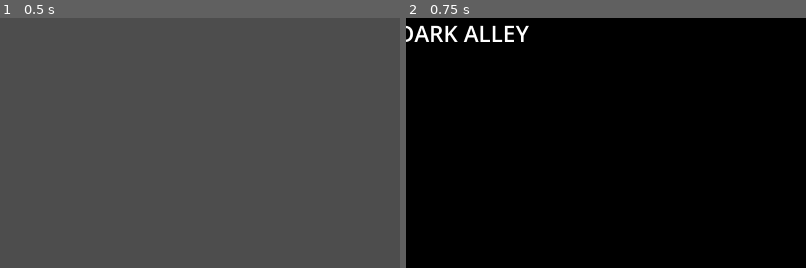
Above: before the commit, frames 1-2 (left to right).
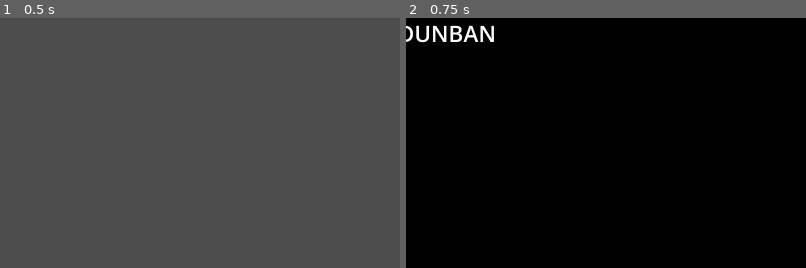
Above: after the commit, the same moments.

Repository: keithfarnham/ShaderMusic
Game: Godot game, scene res://scenes/frontend.tscn
The game is run twice, just before and just after one commit, with the same random seed, the same clock (stepped at 60 frames per second) and the same inputs.
Inputs:
- Up to frame 1 (0.5 s): no input
- Up to frame 2 (0.75 s): click "start" at 0.5 s
The pictures show only the part of the screen within x 16-66%, y 0-50%; the shares and areas given below are measured in that part.

Frame 1 is identical in both runs. In frame 2, 1.0% of the frame differs, in the area x 2-31%, y 2-10%.

Commit message:
new songs and textures

Diff:
--- /dev/null
+++ b/scenes/dunban.tscn
@@ -0,0 +1,61 @@
+[gd_scene load_steps=7 format=3 uid="uid://c64qfjla8g1gs"]
+
+[ext_resource type="Script" uid="uid://c2c5uaxcup5rh" path="res://script/main.gd" id="1_1o5tn"]
+[ext_resource type="Shader" uid="uid://ducbcqjtnybpe" path="res://shaders/dunban.gdshader" id="2_4gwn4"]
+[ext_resource type="Texture2D" uid="uid://cn1fibyo7vvcb" path="res://textures/Dunban_nosword.png" id="4_4gwn4"]
+[ext_resource type="AudioStream" uid="uid://dngm0yd1j3urh" path="res://audio/dunban.wav" id="4_edb46"]
+
+[sub_resource type="ShaderMaterial" id="ShaderMaterial_2c62f"]
+shader = ExtResource("2_4gwn4")
+shader_parameter/planeDist = 2.11
+shader_parameter/furthest = 26.955
+shader_parameter/fadeFrom = 14.29
+shader_parameter/fadeOutMod = 0.0
+shader_parameter/shapeRadius = 0.5
+shader_parameter/antiAliasBaseValue = 3.0
+shader_parameter/slowVal = 2.0
+shader_parameter/rayDepth = 15.455
+shader_parameter/rayDirMod = Vector3(0, 0, 0)
+shader_parameter/rayOriginMod = Vector3(0.19, 0, 0)
+shader_parameter/planeZMod = 0.0
+shader_parameter/zoomValue = 1.0
+shader_parameter/pixelCoords_mod = Vector2(-0.23, -0.925)
+shader_parameter/pathA = Vector2(0.1, 0.1)
+shader_parameter/pathB = Vector2(0.05, 0.05)
+shader_parameter/paletteColor1 = Vector3(0.055, 0.18, 0.05)
+shader_parameter/paletteColor2 = Vector3(0, 0, 0)
+shader_parameter/freq_data = PackedFloat32Array(0, 0, 0, 0, 0, 0, 0, 0, 0, 0, 0, 0, 0, 0, 0, 0, 0, 0, 0, 0, 0, 0, 0, 0, 0, 0, 0, 0, 0, 0, 0, 0, 0, 0, 0, 0, 0, 0, 0, 0, 0, 0, 0, 0, 0, 0, 0, 0, 0, 0, 0, 0, 0, 0, 0, 0, 0, 0, 0, 0, 0, 0, 0, 0, 0, 0, 0, 0, 0, 0, 0, 0, 0, 0, 0, 0, 0, 0, 0, 0, 0, 0, 0, 0, 0, 0, 0, 0, 0, 0, 0, 0, 0, 0, 0, 0, 0, 0, 0, 0)
+shader_parameter/iChannel1 = ExtResource("4_4gwn4")
+
+[sub_resource type="PlaceholderTexture2D" id="PlaceholderTexture2D_4gwn4"]
+
+[node name="Node2D" type="Node2D"]
+script = ExtResource("1_1o5tn")
+
+[node name="AudioStreamPlayer" type="AudioStreamPlayer" parent="."]
+stream = ExtResource("4_edb46")
+
+[node name="Title" type="RichTextLabel" parent="."]
+z_index = 1
+offset_left = 64.0
+offset_right = 1379.0
+offset_bottom = 149.0
+theme_override_colors/font_shadow_color = Color(0, 0, 0, 1)
+theme_override_constants/shadow_offset_y = 2
+theme_override_constants/shadow_offset_x = 3
+theme_override_font_sizes/normal_font_size = 72
+bbcode_enabled = true
+text = "uhdude - DUNBAN"
+
+[node name="AudioStartTimer" type="Timer" parent="."]
+wait_time = 3.0
+one_shot = true
+autostart = true
+
+[node name="shader_sprite" type="Sprite2D" parent="."]
+material = SubResource("ShaderMaterial_2c62f")
+position = Vector2(1909, 1074.5)
+scale = Vector2(3850, 2159)
+texture = SubResource("PlaceholderTexture2D_4gwn4")
+
+[connection signal="timeout" from="AudioStartTimer" to="." method="_on_audio_start_timer_timeout"]
--- /dev/null
+++ b/scenes/seriouslysuperxtreme_scene.tscn
@@ -0,0 +1,58 @@
+[gd_scene load_steps=6 format=3 uid="uid://8353t8cnm8kd"]
+
+[ext_resource type="Script" uid="uid://c2c5uaxcup5rh" path="res://script/main.gd" id="1_sslkv"]
+[ext_resource type="Shader" uid="uid://b14m8kwe0lac0" path="res://shaders/sosuperxtreme.gdshader" id="2_5ds0n"]
+[ext_resource type="AudioStream" uid="uid://be5jx22tvxco8" path="res://audio/seriouslysuperxtreme.wav" id="3_uwpit"]
+
+[sub_resource type="ShaderMaterial" id="ShaderMaterial_2c62f"]
+shader = ExtResource("2_5ds0n")
+shader_parameter/planeDist = 1.0
+shader_parameter/furthest = 16.0
+shader_parameter/fadeFrom = 0.405
+shader_parameter/fadeOutMod = 1.0
+shader_parameter/shapeRadius = 0.32
+shader_parameter/antiAliasBaseValue = 3.0
+shader_parameter/slowVal = 2.4
+shader_parameter/rayDepth = 3.31
+shader_parameter/rayDirMod = Vector3(0, 0, 0)
+shader_parameter/rayOriginMod = Vector3(0, 0, 0)
+shader_parameter/planeZMod = 0.0
+shader_parameter/zoomValue = 1.0
+shader_parameter/pixelCoords_mod = Vector2(0, 0)
+shader_parameter/pathA = Vector2(0.65, 0.64)
+shader_parameter/pathB = Vector2(0.13, 0.185)
+shader_parameter/paletteColor1 = Vector3(0.1, -0.12, 0.285)
+shader_parameter/paletteColor2 = Vector3(-0.025, -0.1, -0.02)
+shader_parameter/freq_data = PackedFloat32Array(0, 0, 0, 0, 0, 0, 0, 0, 0, 0, 0, 0, 0, 0, 0, 0, 0, 0, 0, 0, 0, 0, 0, 0, 0, 0, 0, 0, 0, 0, 0, 0, 0, 0, 0, 0, 0, 0, 0, 0, 0, 0, 0, 0, 0, 0, 0, 0, 0, 0, 0, 0, 0, 0, 0, 0, 0, 0, 0, 0, 0, 0, 0, 0, 0, 0, 0, 0, 0, 0, 0, 0, 0, 0, 0, 0, 0, 0, 0, 0, 0, 0, 0, 0, 0, 0, 0, 0, 0, 0, 0, 0, 0, 0, 0, 0, 0, 0, 0, 0)
+
+[sub_resource type="PlaceholderTexture2D" id="PlaceholderTexture2D_gyfs4"]
+
+[node name="Node2D" type="Node2D"]
+script = ExtResource("1_sslkv")
+
+[node name="shader_sprite" type="Sprite2D" parent="."]
+material = SubResource("ShaderMaterial_2c62f")
+position = Vector2(1920, 1080)
+scale = Vector2(3840, 2160)
+texture = SubResource("PlaceholderTexture2D_gyfs4")
+
+[node name="AudioStreamPlayer" type="AudioStreamPlayer" parent="."]
+stream = ExtResource("3_uwpit")
+
+[node name="Title" type="RichTextLabel" parent="."]
+offset_left = 64.0
+offset_right = 1379.0
+offset_bottom = 149.0
+theme_override_colors/font_shadow_color = Color(0, 0, 0, 1)
+theme_override_constants/shadow_offset_y = 2
+theme_override_constants/shadow_offset_x = 3
+theme_override_font_sizes/normal_font_size = 72
+bbcode_enabled = true
+text = "uhdude - SERIOUSLY SUPER XTREME"
+
+[node name="AudioStartTimer" type="Timer" parent="."]
+wait_time = 3.0
+one_shot = true
+autostart = true
+
+[connection signal="timeout" from="AudioStartTimer" to="." method="_on_audio_start_timer_timeout"]
--- a/script/button.gd
+++ b/script/button.gd
@@ -8,8 +8,8 @@
 func _process(delta):
 	timeout += delta
 	if timeout > AUTO_START:
-		get_tree().change_scene_to_file("res://scenes/darkalley_scene.tscn")
+		get_tree().change_scene_to_file("res://scenes/dunban.tscn")
 
 func _on_pressed():
 	print("pressed")
-	get_tree().change_scene_to_file("res://scenes/darkalley_scene.tscn")
+	get_tree().change_scene_to_file("res://scenes/dunban.tscn")
--- /dev/null
+++ b/shaders/dunban.gdshader
@@ -0,0 +1,170 @@
+shader_type canvas_item;
+
+//based on shader by mrange https://www.shadertoy.com/view/MfjyWK
+//audio visualization/modulation stuff based on https://godotshaders.com/shader/spectrum-analyzer/
+
+uniform float planeDist = 0.5;
+uniform float furthest = 16.0;
+uniform float fadeFrom = 8.0;
+uniform float fadeOutMod = 0.0;
+uniform float shapeRadius = 0.5;
+uniform float antiAliasBaseValue = 3.0;
+uniform float slowVal = 2.0;
+uniform float rayDepth = 1.75;
+uniform vec3 rayDirMod = vec3(0.0);
+uniform vec3 rayOriginMod = vec3(0.0);
+uniform float planeZMod = 0.0;
+uniform float zoomValue = 1.0;
+uniform vec2 pixelCoords_mod = vec2(0.0);
+uniform vec2 pathA = vec2(0.0);
+uniform vec2 pathB = vec2(0.0);
+uniform vec3 paletteColor1 = vec3(0.0);
+uniform vec3 paletteColor2 = vec3(0.0);
+const int VU_COUNT = 100;
+uniform float[VU_COUNT] freq_data;
+uniform sampler2D iChannel1;
+
+const vec4 UP_VECTOR = vec4(0.0, 1.0, 2.0, 3.0);
+const float songDuration = 107.0; //99sec song duration + 3sec delay + 5 sec on frontend
+const float songFadeOutStart = 105.0; //97sec fade start + 3sec delay + 5 sec on frontend
+
+vec3 offset(float zPos) {
+    return vec3(pathB * sin(pathA * zPos), zPos);
+}
+
+vec3 doffset(float zPos) {
+    return vec3(pathA * pathB * cos(pathA * zPos), 1.0);
+}
+
+vec3 ddoffset(float zPos) {
+    return vec3(-pathA * pathA * pathB * sin(pathA * zPos), 0.0);
+}
+
+vec4 alphaBlend(vec4 back, vec4 front) {
+    // Based on: https://en.wikipedia.org/wiki/Alpha_compositing
+    float w = front.w + back.w * (1.0 - front.w);
+    vec3 xyz = (front.xyz * front.w + back.xyz * back.w * (1.0 - front.w)) / w;
+    return w > 0.0 ? vec4(xyz, w) : vec4(0.0);
+}
+
+vec3 palette(float n) {
+    float t = 0.5 + 0.5 * sin(n);
+    return mix(paletteColor1, paletteColor2, t);
+}
+
+// from Inigo Quilez: https://iquilezles.org/articles/distfunctions2d/
+float sdCircle(vec2 p, float r) {
+    return length(p) - r;
+}
+
+
+vec4 plane(vec3 planePosition, vec3 normalizedPlanePosition, float planeDistance, vec3 centralPlanePosition, vec3 offsetPosition, float planeIndex, float fft) {
+    if (fft <= 0.0)
+    {
+        // if there's no audio playing return black for color, shader will start up when audio starts
+        return vec4(0.0, 0.0, 0.0, 1.0);
+    }
+
+    float antiAliasingFactor = (antiAliasBaseValue * planeDistance * distance(planePosition.xy, normalizedPlanePosition.xy));
+    vec4 colorOutput = vec4(0.0);
+    vec2 adjustedPlanePosition = planePosition.xy;
+    vec2 tex_uv = (adjustedPlanePosition * -2.0) + 0.5;
+    tex_uv.x += fft * 0.5;
+    tex_uv = clamp(tex_uv, 0.0, 1.0);
+    vec4 tex = texture(iChannel1, tex_uv);
+    vec3 color = vec3(paletteColor1.x + cos(TIME), paletteColor1.y + sin(TIME), paletteColor1.z + sin(TIME * 0.5));
+    color = clamp(color, -0.8, 0.8);
+    colorOutput.xyz = tex.w > 0.1 ? mix(tex.rgb, color, fft) : tex.rgb;
+    colorOutput.w = 0.1;
+    return colorOutput;
+}
+
+vec4 color(vec3 forwardVector, vec3 rightVector, vec3 upVector, vec3 rayOrigin, vec2 pixelCoord, vec2 screenSize, vec2 uv) {
+    float pixelLength = length(pixelCoord);
+    vec2 nextPixelCoord = pixelCoord + 1.0 / screenSize;
+
+    vec3 rayDir = normalize(pixelCoord.x * rightVector + pixelCoord.y * upVector + rayDepth * forwardVector);
+    rayDir += rayDirMod;
+    vec3 nextRayDir = normalize(nextPixelCoord.x * rightVector + nextPixelCoord.y * upVector + rayDepth * forwardVector);
+    float planeIndex = floor(rayOrigin.z / planeDist);
+
+    vec4 accumulatedColor = vec4(0.0);
+
+    float wave = 0.03 * sin(6.0 * uv.x + TIME / 4.0 + uv.y * 5.0);
+    float wavy_y = clamp(uv.x + wave, 0.0, 1.0);
+    int bandIdy = int(floor(wavy_y * float(VU_COUNT)));
+    float fft = freq_data[clamp(bandIdy, 0, VU_COUNT)];
+
+    vec3 currentRayOrigin = rayOrigin;
+    currentRayOrigin += rayOriginMod;
+    float accumulatedPlaneDist = 0.0;
+
+    for (float planeStep = 1.0; planeStep <= furthest; ++planeStep) {
+        if (accumulatedColor.w > 0.95) {
+            break;
+        }
+        float planeZ = planeDist * planeIndex + planeDist * planeStep;
+        planeZ += planeZMod;
+        float linearPlaneDist = (planeZ - currentRayOrigin.z) / rayDir.z;
+        float nextPlaneDist = (planeZ - currentRayOrigin.z) / nextRayDir.z;
+        float centralPlaneDist = (planeZ - currentRayOrigin.z) / forwardVector.z;
+
+        {
+            vec3 planeIntersection = currentRayOrigin + rayDir * linearPlaneDist;
+            vec3 nextPlaneIntersection = currentRayOrigin + nextRayDir * nextPlaneDist;
+            vec3 centralPlaneIntersection = currentRayOrigin + forwardVector * centralPlaneDist;
+
+            accumulatedPlaneDist += linearPlaneDist;
+
+            vec3 offsetPosition = offset(planeIntersection.z);
+
+            float depthDifference = planeIntersection.z - rayOrigin.z;
+            float fadeInFactor = smoothstep(planeDist * furthest, planeDist * fadeFrom, depthDifference);
+            float fadeOutFactor = smoothstep(0.0, planeDist * 0.001, depthDifference);
+
+            vec4 planeColor = plane(planeIntersection, nextPlaneIntersection, accumulatedPlaneDist, centralPlaneIntersection, offsetPosition, planeIndex + planeStep, fft);
+
+            planeColor.w *= fadeOutFactor;
+
+            accumulatedColor = alphaBlend(planeColor, accumulatedColor);
+            currentRayOrigin = planeIntersection;
+        }
+    }
+
+    return accumulatedColor;
+}
+
+void fragment() {
+    vec2 screenSize = 1.0 / SCREEN_PIXEL_SIZE;
+    vec2 normalizedCoords = FRAGCOORD.xy / screenSize;
+    normalizedCoords -= 0.5;
+    normalizedCoords *= screenSize / 100.0;
+    normalizedCoords *= zoomValue;
+    normalizedCoords += pixelCoords_mod;
+
+    float timeOffset = planeDist * TIME / slowVal;
+
+    vec3 rayOrigin = offset(timeOffset);
+    vec3 rayOriginDerivative = doffset(timeOffset);
+    vec3 rayOriginSecondDerivative = ddoffset(timeOffset);
+
+    vec3 forward = normalize(rayOriginDerivative);
+    vec3 right = normalize(cross(UP_VECTOR.xyx + rayOriginSecondDerivative, forward));
+    vec3 up = -cross(forward, right);
+
+    vec4 finalColor = color(forward, right, up, rayOrigin, normalizedCoords, screenSize, FRAGCOORD.xy / screenSize);
+
+    finalColor *= 1.5;
+
+    //fade out at the end of the song
+    if (TIME >= songFadeOutStart && songFadeOutStart <= songDuration)
+    {
+        float fadeDuration = songDuration - songFadeOutStart;
+        float fadeProgress = clamp((TIME - songFadeOutStart) / fadeDuration, 0.0, 1.0);
+        finalColor *= 1.0 - fadeProgress; // Fade out the color
+        finalColor.w = 1.0;
+    }
+
+    finalColor = sqrt(finalColor);
+    COLOR = finalColor;
+}
--- /dev/null
+++ b/shaders/sosuperxtreme.gdshader
@@ -0,0 +1,194 @@
+shader_type canvas_item;
+
+//based on shader by mrange https://www.shadertoy.com/view/MfjyWK
+//audio visualization/modulation stuff based on https://godotshaders.com/shader/spectrum-analyzer/
+
+uniform float planeDist = 0.5;
+uniform float furthest = 16.0;
+uniform float fadeFrom = 8.0;
+uniform float fadeOutMod = 0.0;
+uniform float shapeRadius = 0.5;
+uniform float antiAliasBaseValue = 3.0;
+uniform float slowVal = 2.0;
+uniform float rayDepth = 1.75;
+uniform vec3 rayDirMod = vec3(0.0);
+uniform vec3 rayOriginMod = vec3(0.0);
+uniform float planeZMod = 0.0;
+uniform float zoomValue = 1.0;
+uniform vec2 pixelCoords_mod = vec2(0.0);
+uniform vec2 pathA = vec2(0.0);
+uniform vec2 pathB = vec2(0.0);
+uniform vec3 paletteColor1 = vec3(0.0);
+uniform vec3 paletteColor2 = vec3(0.0);
+const int VU_COUNT = 100;
+uniform float[VU_COUNT] freq_data;
+
+const vec4 UP_VECTOR = vec4(0.0, 1.0, 2.0, 3.0);
+const float songDuration = 90.0; //82sec song duration + 3sec delay + 5 sec on frontend
+const float songFadeOutStart = 88.0; //80sec fade start + 3sec delay + 5 sec on frontend
+
+vec3 offset(float zPos) {
+    return vec3(pathB * sin(pathA * zPos), zPos);
+}
+
+vec3 doffset(float zPos) {
+    return vec3(pathA * pathB * cos(pathA * zPos), 1.0);
+}
+
+vec3 ddoffset(float zPos) {
+    return vec3(-pathA * pathA * pathB * sin(pathA * zPos), 0.0);
+}
+
+vec4 alphaBlend(vec4 back, vec4 front) {
+    // Based on: https://en.wikipedia.org/wiki/Alpha_compositing
+    float w = front.w + back.w * (1.0 - front.w);
+    vec3 xyz = (front.xyz * front.w + back.xyz * back.w * (1.0 - front.w)) / w;
+    return w > 0.0 ? vec4(xyz, w) : vec4(0.0);
+}
+
+vec3 palette(float n) {
+    float t = 0.5 + 0.5 * sin(n);
+    return mix(paletteColor1, paletteColor2, t);
+}
+
+// from Inigo Quilez: https://iquilezles.org/articles/distfunctions2d/
+float sdCircle(vec2 p, float r) {
+    return length(p) - r;
+}
+float sdBlobbyCross( vec2 pos, float he )
+{
+    pos = abs(pos);
+    pos = vec2(abs(pos.x-pos.y),1.0-pos.x-pos.y)/sqrt(2.0);
+
+    float p = (he-pos.y-0.25/he)/(6.0*he);
+    float q = pos.x/(he*he*16.0);
+    float h = q*q - p*p*p;
+
+    float x;
+    if( h>0.0 ) { float r = sqrt(h); x = pow(q+r,1.0/3.0)-pow(abs(q-r),1.0/3.0)*sign(r-q); }
+    else        { float r = sqrt(p); x = 2.0*r*cos(acos(q/(p*r))/3.0); }
+    //x = min(x,sqrt(2.0)/2.0);
+
+    vec2 z = vec2(x,he*(1.0-2.0*x*x)) - pos;
+    return length(z) * sign(z.y);
+}
+
+float opOnion( vec2 p, float r )
+{
+  return abs(sdBlobbyCross(p, shapeRadius)) - r;
+}
+
+
+vec4 plane(vec3 planePosition, vec3 normalizedPlanePosition, float planeDistance, vec3 centralPlanePosition, vec3 offsetPosition, float planeIndex, float fft) {
+    if (fft <= 0.0)
+    {
+        // if there's no audio playing return black for color, shader will start up when audio starts
+        return vec4(0.0, 0.0, 0.0, 1.0);
+    }
+
+    float antiAliasingFactor = (antiAliasBaseValue * planeDistance * distance(planePosition.xy, normalizedPlanePosition.xy));
+    vec4 colorOutput = vec4(0.0);
+    vec2 adjustedPlanePosition = planePosition.xy;
+    float adjustedRadius = shapeRadius + fft * 0.02;
+    float shapeDist = opOnion(adjustedPlanePosition, adjustedRadius);
+    float circleDist = sdCircle(adjustedPlanePosition, 0.1);
+    float grad = clamp(0.2 + 0.8 * (adjustedPlanePosition.y + 1.0) * 0.5, 0.0, 1.0);
+    float c = cos(TIME) * 0.3;
+    float s = sin(TIME) * 0.5;
+    vec3 insideColor = mix(vec3(0.2, 0.0, 0.0 + c), vec3(0.5 - s, 0.0 + c, 0.0), grad);
+    vec3 outsideColor = fft < 500.0 ? palette(planeIndex + (fft * 0.05)) * 1.5 : palette(planeIndex) * 1.5;
+    colorOutput.xyz = (shapeDist > 0.0) ? outsideColor : insideColor;
+    colorOutput.w = shapeDist > 0.0 ? smoothstep(-antiAliasingFactor, antiAliasingFactor, shapeDist) : 0.01;
+    colorOutput.w = circleDist > 0.0 ? colorOutput.w : 0.0; //get rid of the weird square that was showing up
+    return colorOutput;
+}
+
+vec4 color(vec3 forwardVector, vec3 rightVector, vec3 upVector, vec3 rayOrigin, vec2 pixelCoord, vec2 screenSize, vec2 uv) {
+    float pixelLength = length(pixelCoord);
+    vec2 nextPixelCoord = pixelCoord + 1.0 / screenSize;
+
+    vec3 rayDir = normalize(pixelCoord.x * rightVector + pixelCoord.y * upVector + rayDepth * forwardVector);
+    rayDir += rayDirMod;
+    vec3 nextRayDir = normalize(nextPixelCoord.x * rightVector + nextPixelCoord.y * upVector + rayDepth * forwardVector);
+    float planeIndex = floor(rayOrigin.z / planeDist);
+
+    vec4 accumulatedColor = vec4(0.0);
+
+    float wave = 0.03 * sin(2.0 * uv.x + TIME / 4.0 + uv.y * 5.0);
+    float wavy_y = clamp(uv.y + wave, 0.0, 1.0);
+    int bandIdy = int(floor(wavy_y * float(VU_COUNT)));
+    float fft = freq_data[clamp(bandIdy, 0, VU_COUNT)];
+
+    vec3 currentRayOrigin = rayOrigin;
+    currentRayOrigin += rayOriginMod;
+    float accumulatedPlaneDist = 0.0;
+
+    for (float planeStep = 1.0; planeStep <= furthest; ++planeStep) {
+        if (accumulatedColor.w > 0.95) {
+            break;
+        }
+        float planeZ = planeDist * planeIndex + planeDist * planeStep;
+        planeZ += planeZMod;
+        float linearPlaneDist = (planeZ - currentRayOrigin.z) / rayDir.z;
+        float nextPlaneDist = (planeZ - currentRayOrigin.z) / nextRayDir.z;
+        float centralPlaneDist = (planeZ - currentRayOrigin.z) / forwardVector.z;
+
+        {
+            vec3 planeIntersection = currentRayOrigin + rayDir * linearPlaneDist;
+            vec3 nextPlaneIntersection = currentRayOrigin + nextRayDir * nextPlaneDist;
+            vec3 centralPlaneIntersection = currentRayOrigin + forwardVector * centralPlaneDist;
+
+            accumulatedPlaneDist += linearPlaneDist;
+
+            vec3 offsetPosition = offset(planeIntersection.z);
+
+            float depthDifference = planeIntersection.z - rayOrigin.z;
+            float fadeInFactor = smoothstep(planeDist * furthest, planeDist * fadeFrom, depthDifference);
+            float fadeOutFactor = smoothstep(0.0, planeDist * 0.1, depthDifference);
+
+            vec4 planeColor = plane(planeIntersection, nextPlaneIntersection, accumulatedPlaneDist, centralPlaneIntersection, offsetPosition, planeIndex + planeStep, fft);
+
+            planeColor.w *= fadeOutFactor;
+
+            accumulatedColor = alphaBlend(planeColor, accumulatedColor);
+            currentRayOrigin = planeIntersection;
+        }
+    }
+
+    return accumulatedColor;
+}
+
+void fragment() {
+    vec2 screenSize = 1.0 / SCREEN_PIXEL_SIZE;
+    vec2 normalizedCoords = FRAGCOORD.xy / screenSize;
+    normalizedCoords -= 0.5;
+    normalizedCoords *= screenSize / 100.0;
+    normalizedCoords *= zoomValue;
+    normalizedCoords += pixelCoords_mod;
+
+    float timeOffset = planeDist * TIME / slowVal;
+
+    vec3 rayOrigin = offset(timeOffset);
+    vec3 rayOriginDerivative = doffset(timeOffset);
+    vec3 rayOriginSecondDerivative = ddoffset(timeOffset);
+
+    vec3 forward = normalize(rayOriginDerivative);
+    vec3 right = normalize(cross(UP_VECTOR.xyx + rayOriginSecondDerivative, forward));
+    vec3 up = -cross(forward, right);
+
+    vec4 finalColor = color(forward, right, up, rayOrigin, normalizedCoords, screenSize, FRAGCOORD.xy / screenSize);
+
+    finalColor *= 1.5;
+
+    //fade out at the end of the song
+    if (TIME >= songFadeOutStart && songFadeOutStart <= songDuration)
+    {
+        float fadeDuration = songDuration - songFadeOutStart;
+        float fadeProgress = clamp((TIME - songFadeOutStart) / fadeDuration, 0.0, 1.0);
+        finalColor *= 1.0 - fadeProgress; // Fade out the color
+        finalColor.w = 1.0;
+    }
+
+    finalColor = sqrt(finalColor);
+    COLOR = finalColor;
+}
Not shown, added: audio/dunban.wav.import
Not shown, added: audio/seriouslysuperxtreme.wav.import
Not shown, added: shaders/dunban.gdshader.uid
Not shown, added: shaders/sosuperxtreme.gdshader.uid
Binary file added: textures/Dunban.png
Not shown, added: textures/Dunban.png.import
Binary file added: textures/Dunban_nosword.png
Not shown, added: textures/Dunban_nosword.png.import
Binary file added: textures/PICT0012.jpg
Not shown, added: textures/PICT0012.jpg.import
Binary file added: textures/PICT0024.jpg
Not shown, added: textures/PICT0024.jpg.import
(and 6 more such lines)
